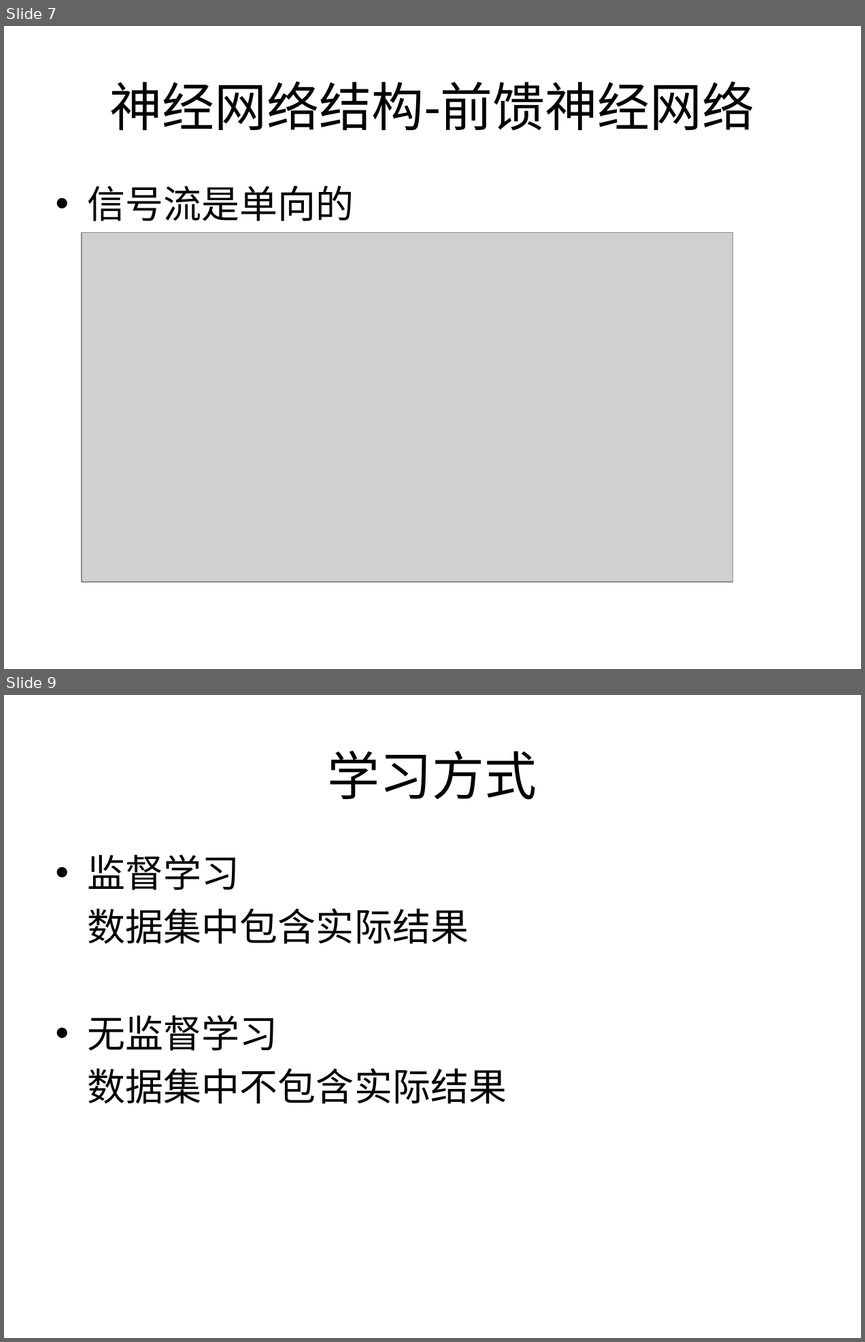
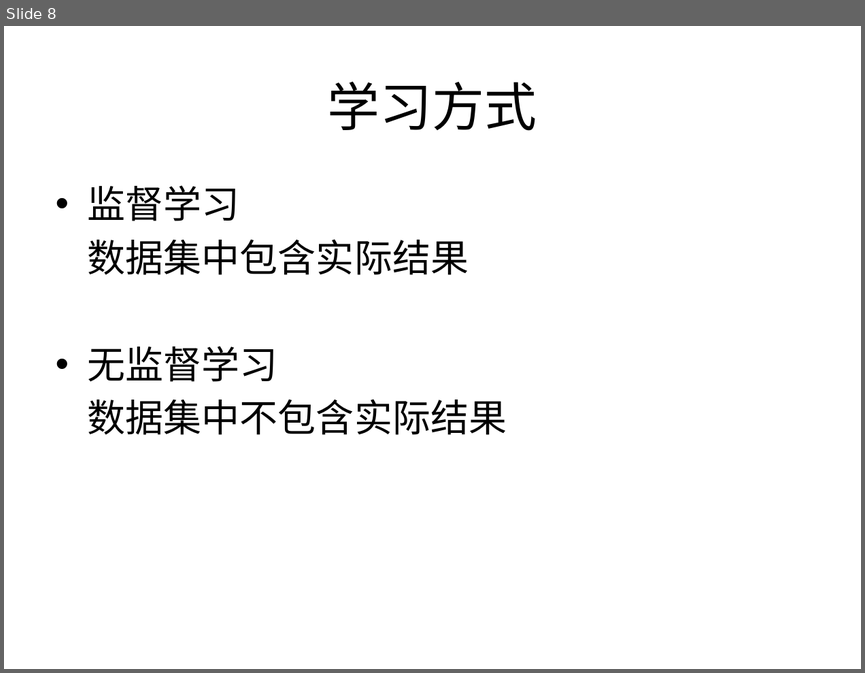
Before and after one commit to wangbin5/samples, a slide deck: docs/神经元网络.pptx. Shown one above the other, each under a label of ours: slides 7 and 9 before the commit, slide 8 after it; the slides between them are not shown. The pictures are 865x1342 and 865x673 pixels, drawn with LibreOffice and Linux fonts; fonts in the diff are those of the drawing; grey boxes stand for pictures. Boxes give left, top, right and bottom in pixels: in the first picture for what was removed or moved away, otherwise in the second. Text is boxed around its words. In the diff, an @@ line names an element or a change of style, - is before the commit and + after.

```diff
--- a/docs/神经元网络.pptx
+++ b/docs/神经元网络.pptx
@@ slide 7 removed at <box>4,26,861,669</box>, background #FFFFFF @@
@@ title removed at <box>110,81,755,131</box> @@
-神经网络结构-前馈神经网络
@@ text removed at <box>88,186,354,221</box> @@
-• 信号流是单向的
@@ picture removed at <box>82,233,733,581</box> @@
@@ what was slide 9 is now slide 8 @@
```
Also in this commit, not shown: 7 slides changed, 8 slides added, 11 other slides removed, 19 other files.
